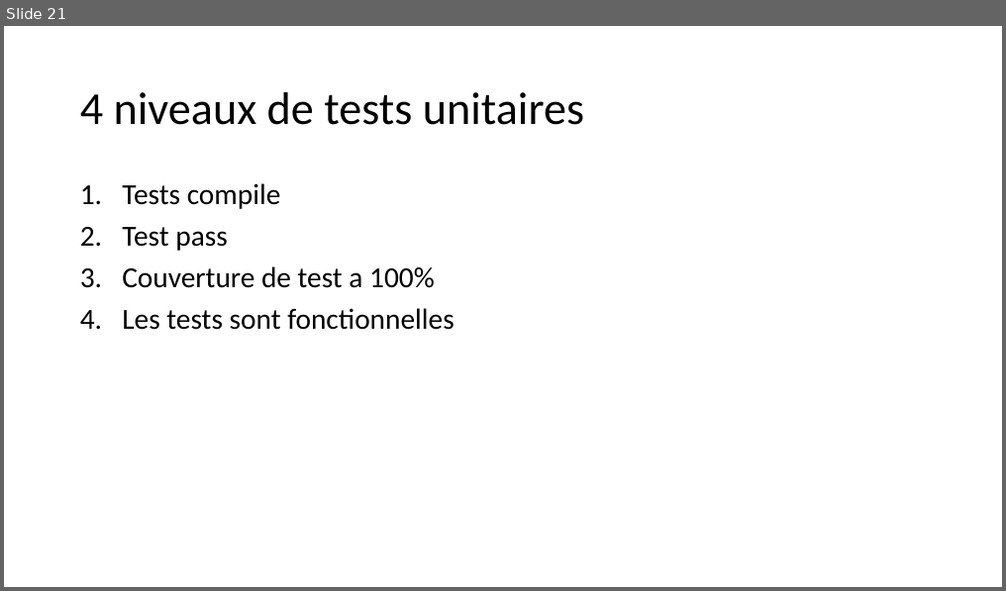
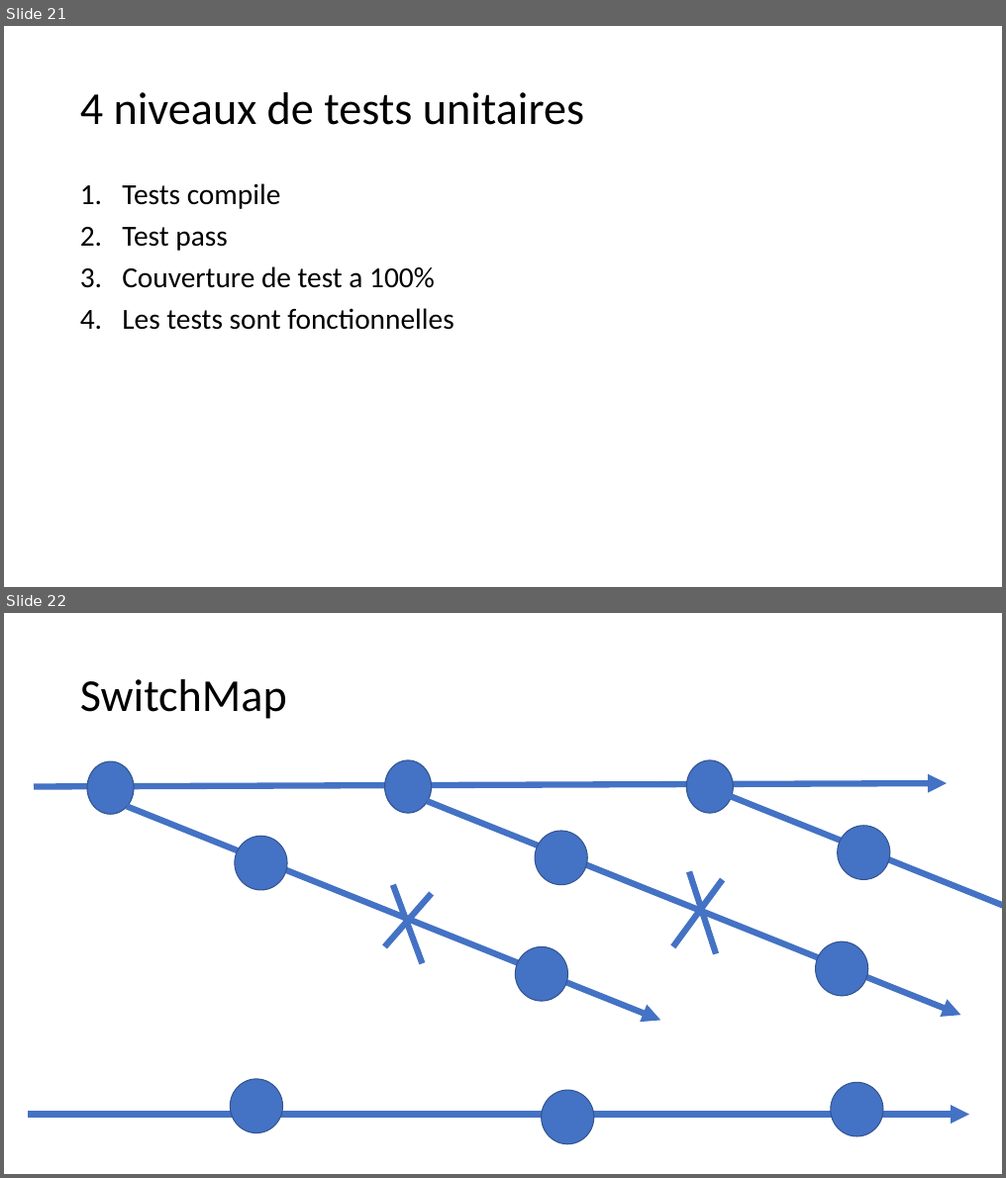
Before and after one commit to jlg-formation/agu-may-2023, a slide deck: Notes.pptx. Shown one above the other, each under a label of ours: slide 21 before the commit, slides 21 and 22 after it. The pictures are 1006x591 and 1006x1178 pixels, drawn with LibreOffice and Linux fonts; fonts in the diff are those of the drawing. Boxes give left, top, right and bottom in pixels: in the first picture for what was removed or moved away, otherwise in the second. Text is boxed around its words. In the diff, an @@ line names an element or a change of style, - is before the commit and + after.

```diff
--- a/Notes.pptx
+++ b/Notes.pptx
@@ slide 22 added at bbox=[4, 613, 1002, 1174], background #FFFFFF @@
@@ title added at bbox=[80, 679, 287, 719], 44 pt, text #000000 @@
+SwitchMap
@@ ellipse added at bbox=[385, 761, 432, 813], fill #4472C4, outline #325491 1 pt @@
@@ ellipse added at bbox=[687, 761, 734, 813], fill #4472C4, outline #325491 1 pt @@
@@ arrow added from (34, 786) to (946, 783), #4472C4 6 pt @@
@@ ellipse added at bbox=[87, 761, 134, 814], fill #4472C4, outline #325491 1 pt @@
@@ arrow added from (127, 807) to (660, 1020), #4472C4 6 pt @@
@@ arrow added from (427, 802) to (960, 1015), #4472C4 6 pt @@
@@ arrow added from (731, 796) to (1002, 1010), #4472C4 6 pt @@
@@ ellipse added at bbox=[235, 836, 287, 890], fill #4472C4, outline #325491 1 pt @@
@@ ellipse added at bbox=[535, 831, 587, 884], fill #4472C4, outline #325491 1 pt @@
@@ ellipse added at bbox=[838, 826, 890, 879], fill #4472C4, outline #325491 1 pt @@
@@ line added from (723, 879) to (673, 947), #4472C4 6 pt @@
@@ line added from (689, 872) to (716, 955), #4472C4 6 pt @@
@@ line added from (432, 894) to (385, 947), #4472C4 6 pt @@
@@ line added from (393, 884) to (423, 964), #4472C4 6 pt @@
@@ ellipse added at bbox=[515, 947, 567, 1001], fill #4472C4, outline #325491 1 pt @@
@@ ellipse added at bbox=[816, 942, 868, 995], fill #4472C4, outline #325491 1 pt @@
@@ ellipse added at bbox=[230, 1079, 282, 1134], fill #4472C4, outline #325491 1 pt @@
@@ ellipse added at bbox=[831, 1082, 883, 1137], fill #4472C4, outline #325491 1 pt @@
@@ arrow added from (28, 1115) to (969, 1115), #4472C4 6 pt @@
@@ ellipse added at bbox=[542, 1090, 594, 1145], fill #4472C4, outline #325491 1 pt @@
```
Also in this commit, not shown: 1 other slide added.
